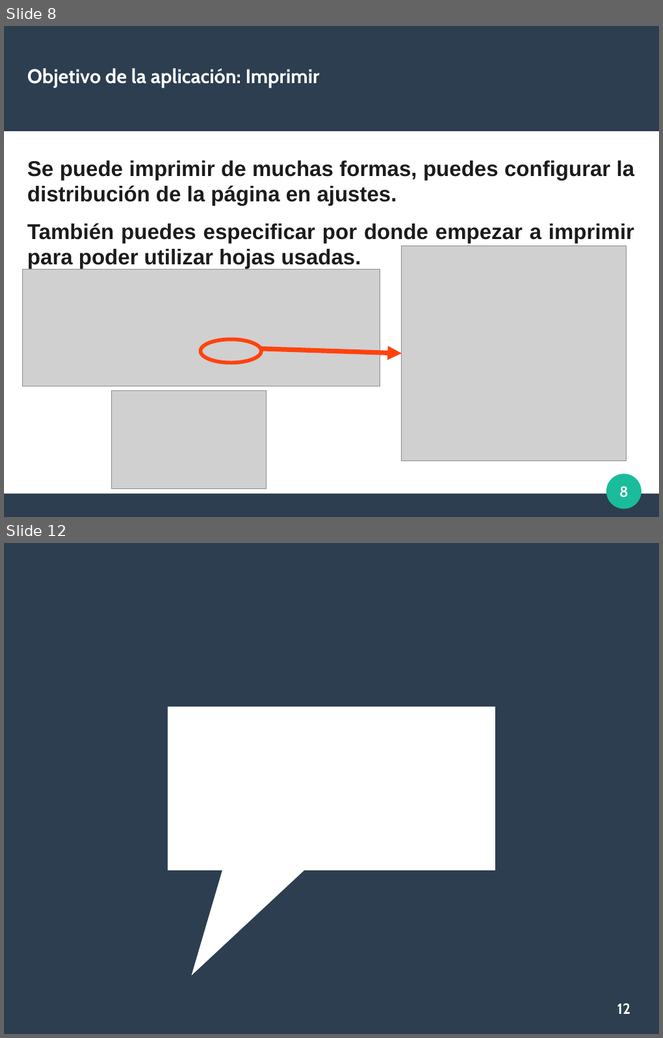
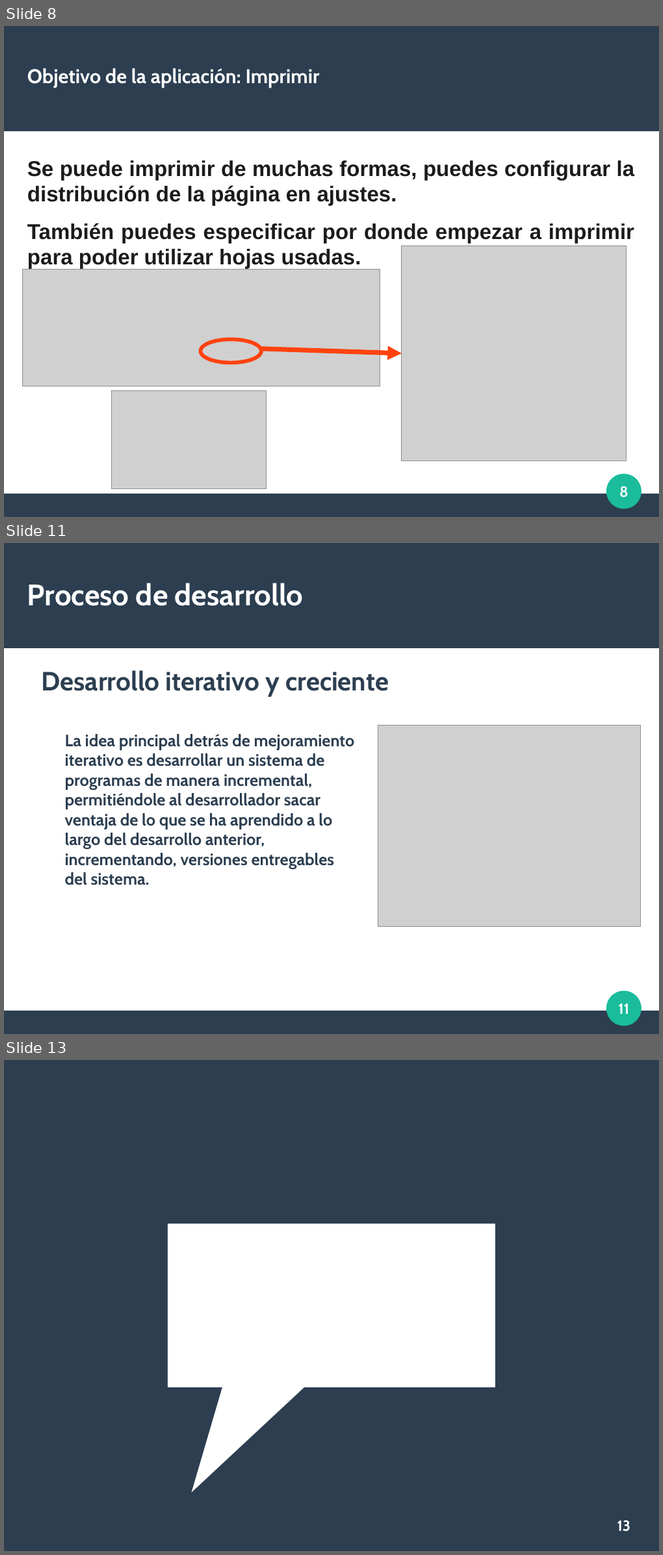
Before and after one commit to sharco-code/Red-Libros, a slide deck: Documentacion/presentacion.odp. Shown one above the other, each under a label of ours: slides 8 and 12 before the commit, slides 8, 11 and 13 after it; the slides between them are not shown. The pictures are 663x1038 and 663x1555 pixels, drawn with LibreOffice and Linux fonts; fonts in the diff are those of the drawing; grey boxes stand for pictures. Boxes give left, top, right and bottom in pixels: in the first picture for what was removed or moved away, otherwise in the second. Text is boxed around its words. In the diff, an @@ line names an element or a change of style, - is before the commit and + after.

```diff
--- a/Documentacion/presentacion.odp
+++ b/Documentacion/presentacion.odp
@@ slide 11 added at (x1=4, y1=543, x2=659, y2=1034), background #FFFFFF; not listed: 3 template elements that a slide beside it also shows @@
@@ title added at (x1=27, y1=583, x2=304, y2=606), 36 pt, text #FFFFFF, bold @@
+Proceso de desarrollo
@@ text added at (x1=42, y1=670, x2=389, y2=697), 32 pt, text #2C3E50, bold @@
+Desarrollo iterativo y creciente
@@ text added at (x1=65, y1=734, x2=355, y2=886), 20 pt, text #2C3E50, bold @@
+La idea principal detrás de mejoramiento iterativo es desarrollar un sistema de programas de manera incremental, permitiéndole al desarrollador sacar ventaja de lo que se ha aprendido a lo largo del desarrollo anterior, incrementando, versiones entregables del sistema.
@@ picture added at (x1=378, y1=726, x2=642, y2=927) @@
@@ page number added at (x1=618, y1=1004, x2=629, y2=1014), 18 pt, text #FFFFFF, bold @@
+11
@@ what was slide 12 is now slide 13 @@
@@ page number at (x1=618, y1=1520, x2=631, y2=1532): text changed @@
-12
+13
```
Also in this commit, not shown: 2 slides changed, 2 other slides added, 2 slides removed, 2 other files.
